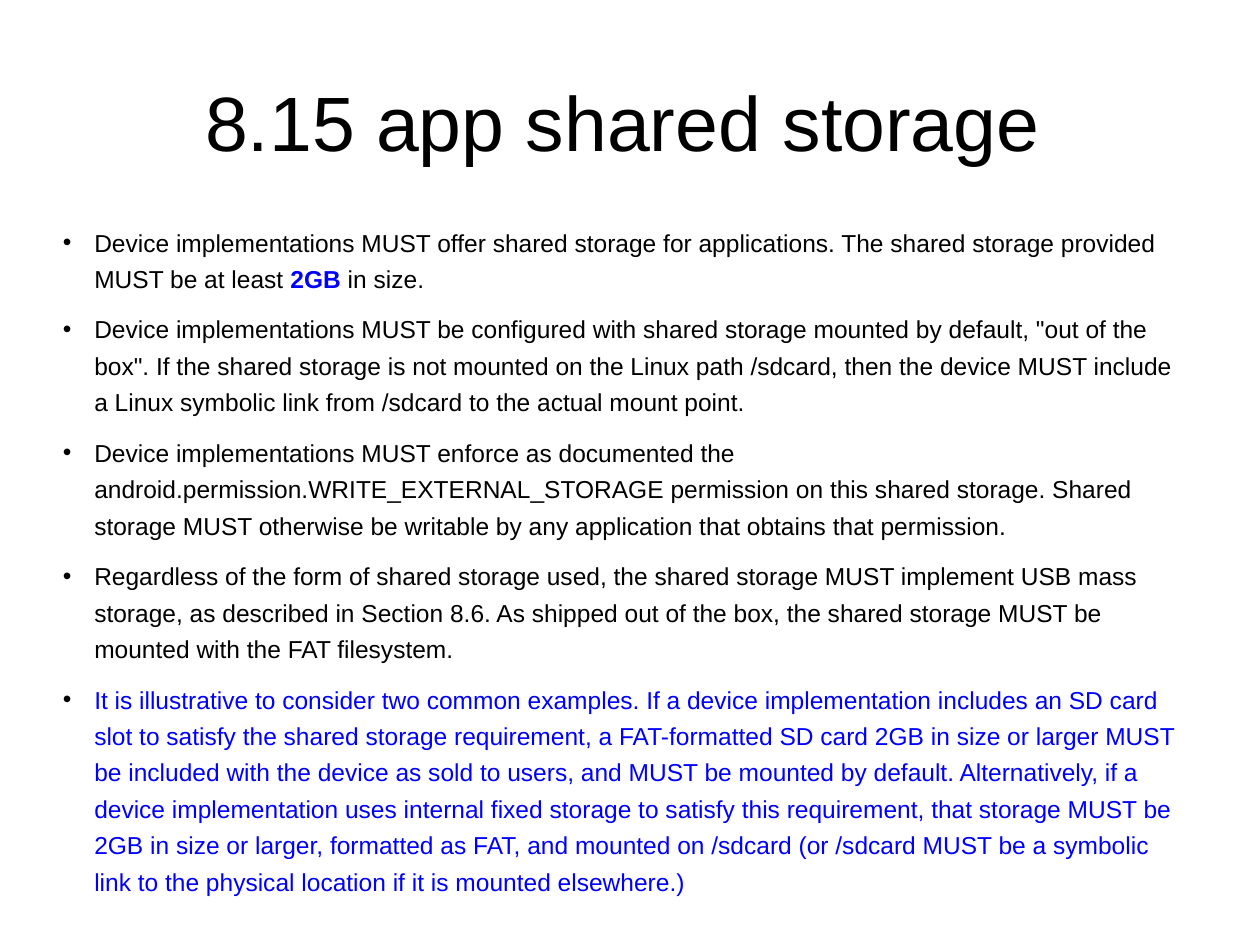
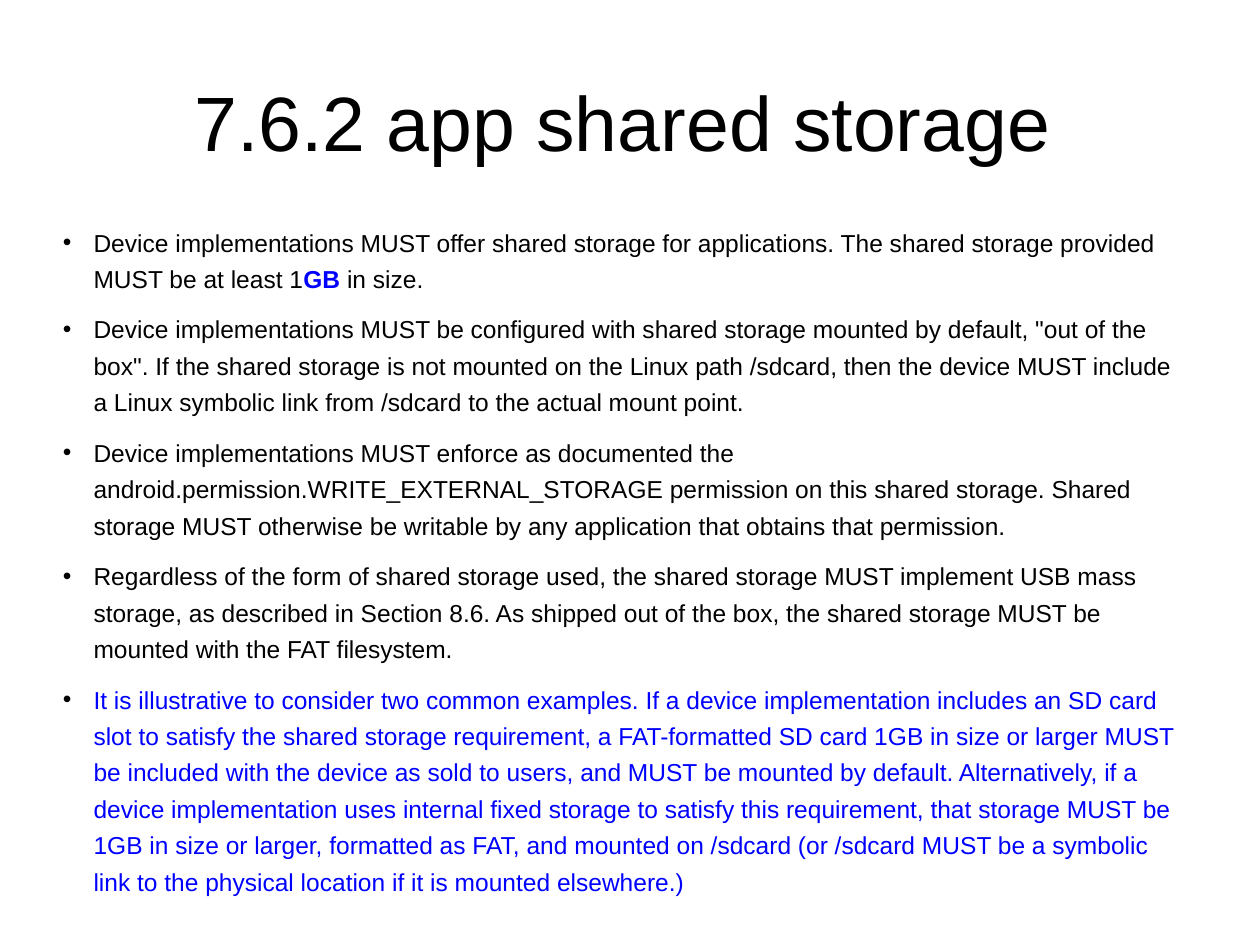
Before and after one commit to widerules/system-information, a slide deck: slide 53 of cts/CDD-digest.ppt (slide 37 before the commit). Drawn at 1260x945 pixels with LibreOffice and Linux fonts; fonts in the diff are those of the drawing; background and template pictures are left out. Boxes give left, top, right and bottom in pixels: in the first picture for what was removed or moved away, otherwise in the second. Text is boxed around its words. In the diff, an @@ line names an element or a change of style, - is before the commit and + after.

```diff
--- a/cts/CDD-digest.ppt
+++ b/cts/CDD-digest.ppt
@@ title at (x1=194, y1=95, x2=1050, y2=165): text changed @@
-8.15 app shared storage
+7.6.2 app shared storage
@@ text at (x1=94, y1=234, x2=1154, y2=289): text changed @@
-• Device implementations MUST offer shared storage for applications. The shared storage provided MUST be at least 2GB in size.
+• Device implementations MUST offer shared storage for applications. The shared storage provided MUST be at least 1GB in size.
@@ text at (x1=94, y1=320, x2=1171, y2=663): indent changed @@
@@ text at (x1=94, y1=691, x2=1174, y2=896): text changed @@
-• It is illustrative to consider two common examples. If a device implementation includes an SD card slot to satisfy the shared storage requirement, a FAT-formatted SD card 2GB in size or larger MUST be included with the device as sold to users, and MUST be mounted by default. Alternatively, if a device implementation uses internal fixed storage to satisfy this requirement, that storage MUST be 2GB in size or larger, formatted as FAT, and mounted on /sdcard (or /sdcard MUST be a symbolic link to the physical location if it is mounted elsewhere.)
+• It is illustrative to consider two common examples. If a device implementation includes an SD card slot to satisfy the shared storage requirement, a FAT-formatted SD card 1GB in size or larger MUST be included with the device as sold to users, and MUST be mounted by default. Alternatively, if a device implementation uses internal fixed storage to satisfy this requirement, that storage MUST be 1GB in size or larger, formatted as FAT, and mounted on /sdcard (or /sdcard MUST be a symbolic link to the physical location if it is mounted elsewhere.)
```
Also in this commit, not shown: 36 other slides changed, 24 slides added, 5 slides removed, 1 other file.
